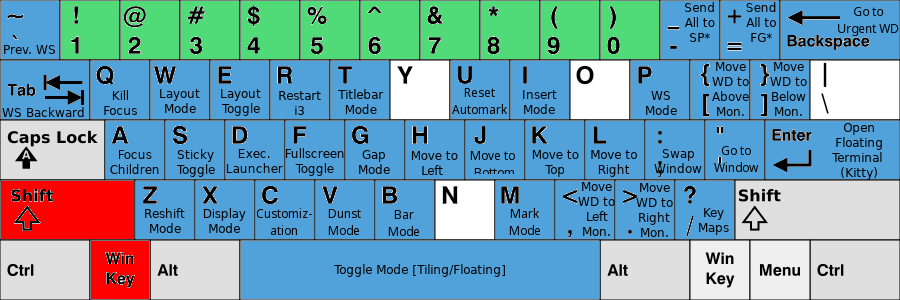
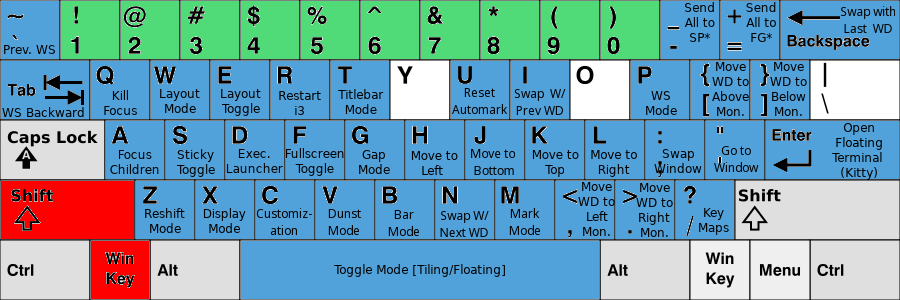
Layer changes from the first 900x300 image to the second:
painted on "Move to ..." (1st of 2) over [470, 149, 515, 175]
renamed "Insert ..." to "Swap W/ ...", painted on it over [514, 89, 566, 115]
renamed "Go to ... #1" to "Swap with ...", painted on it over [838, 6, 899, 36]
added layer "Swap W/ ..." (2nd of 2) above "KB_United_States-NoAltGr.svg" over [440, 211, 489, 237]
painted on "KB_United_States-NoAltGr.svg" over [436, 181, 494, 239]
